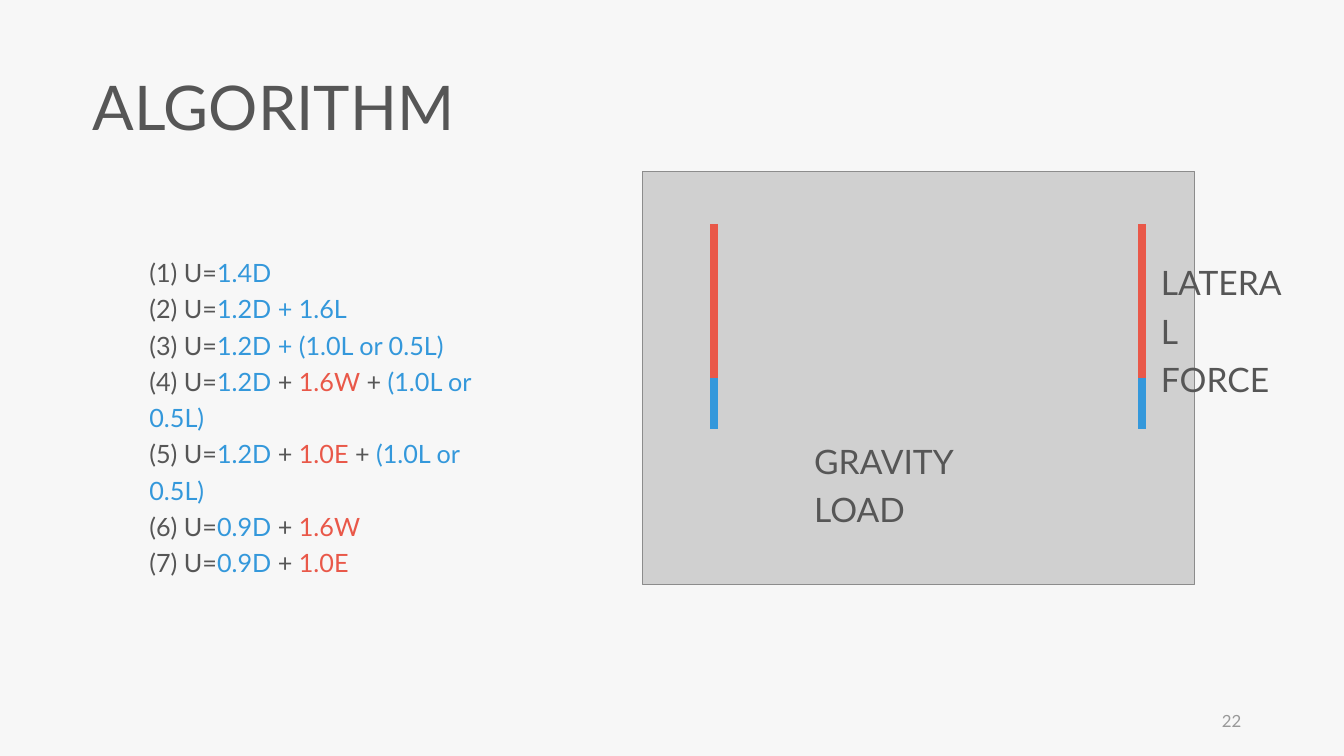
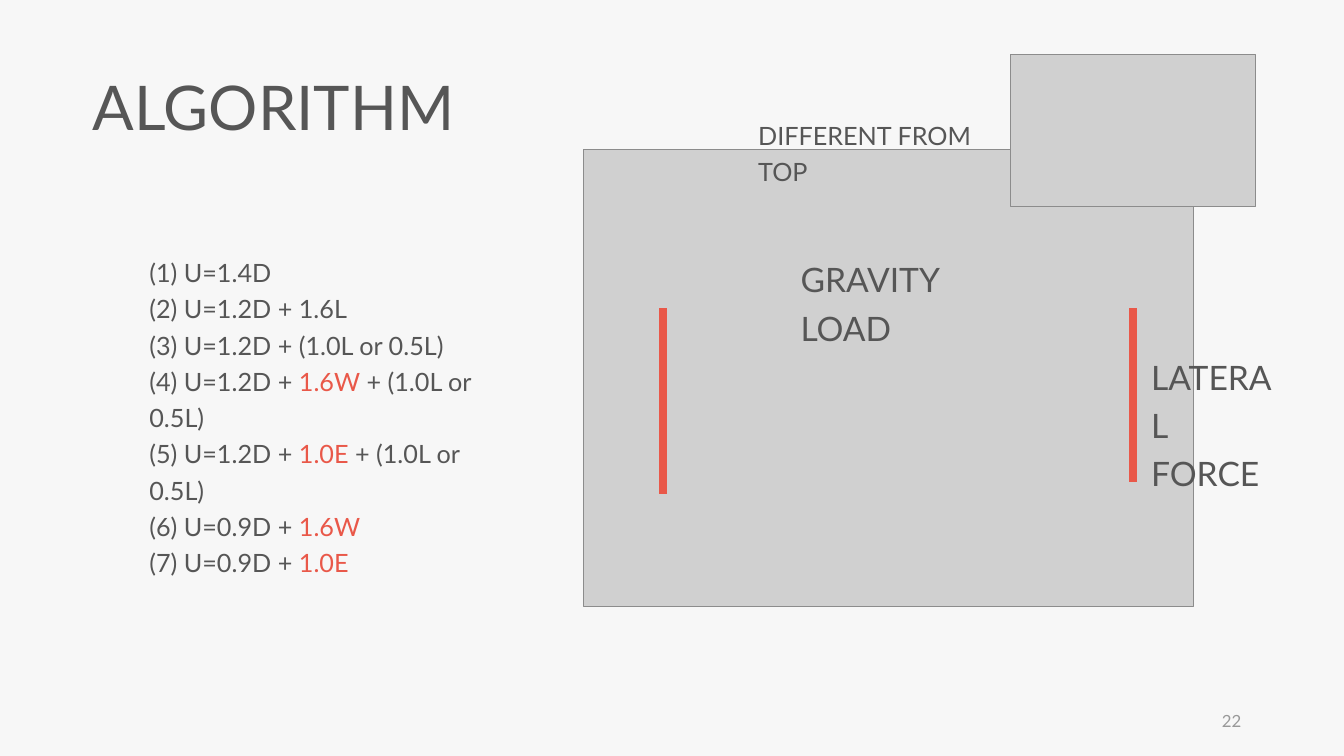
Before and after one commit to skyran1278/VbaProject, a slide deck: slide 22 of 20180126_SmartSplice/20180920_Meeting/20180920 Meeting.pptx. Drawn at 1344x756 pixels with LibreOffice and Linux fonts; fonts in the diff are those of the drawing; grey boxes stand for pictures. Boxes give left, top, right and bottom in pixels: in the first picture for what was removed or moved away, otherwise in the second. Text is boxed around its words. In the diff, an @@ line names an element or a change of style, - is before the commit and + after.

```diff
--- a/20180126_SmartSplice/20180920_Meeting/20180920 Meeting.pptx
+++ b/20180126_SmartSplice/20180920_Meeting/20180920 Meeting.pptx
@@ picture added at (1011, 54, 1256, 207) @@
@@ picture: place and size @@
-picture at (642, 171, 1195, 585)
+picture at (584, 149, 1194, 606)
@@ text added at (758, 127, 971, 181), 18 pt, text #565656 @@
+DIFFERENT FROM TOP
@@ text "(1) U=1.4D" at (149, 262, 471, 576): text colour #3498DB to #565656 in "U=1.4D", "U=1.2D + 1.6L", "U=1.2D + (1.0L or 0.5L)", "U=1.2D (1.0L or 0.5L)" and 3 more places @@
@@ text "GRAVITY LOAD": place and size @@
-text "GRAVITY LOAD" at (814, 450, 954, 522)
+text "GRAVITY LOAD" at (801, 267, 941, 341)
@@ line moved from (714, 224) - (714, 378) to (663, 309) - (663, 495) @@
@@ line moved from (1142, 224) - (1142, 378) to (1133, 309) - (1133, 482) @@
@@ text "LATERAL": place and size @@
-text "LATERAL" at (1161, 364, 1269, 399)
+text "LATERAL" at (1151, 458, 1259, 493)
@@ line removed from (714, 376) to (714, 429) @@
@@ line removed from (1142, 376) to (1142, 429) @@
```
Also in this commit, not shown: 8 other slides changed, 4 slides added, 1 slide removed, 6 other files.
